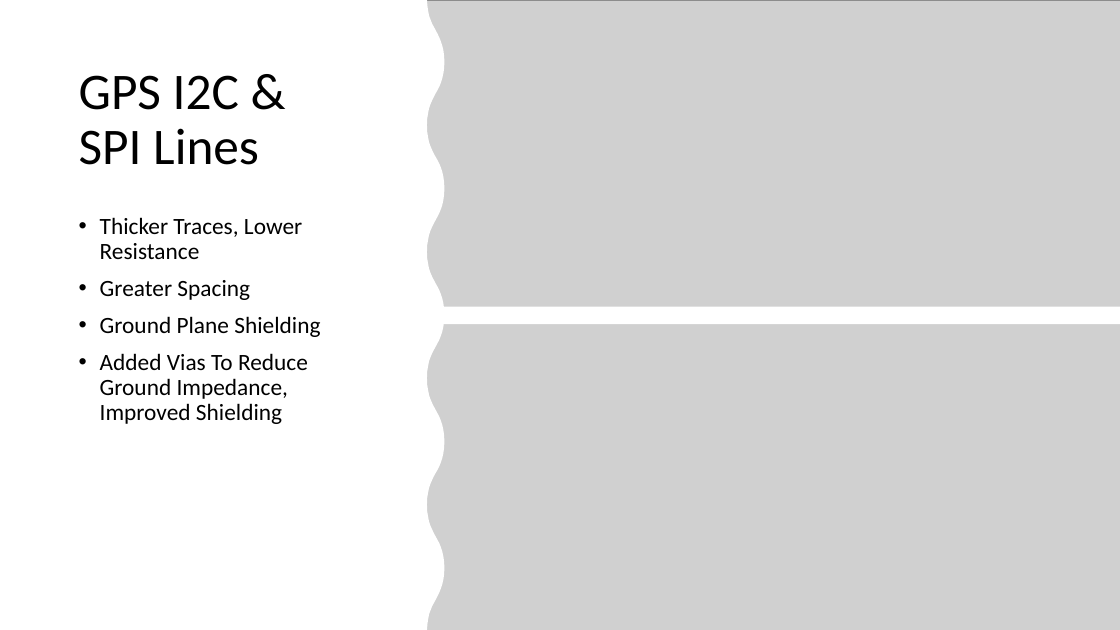
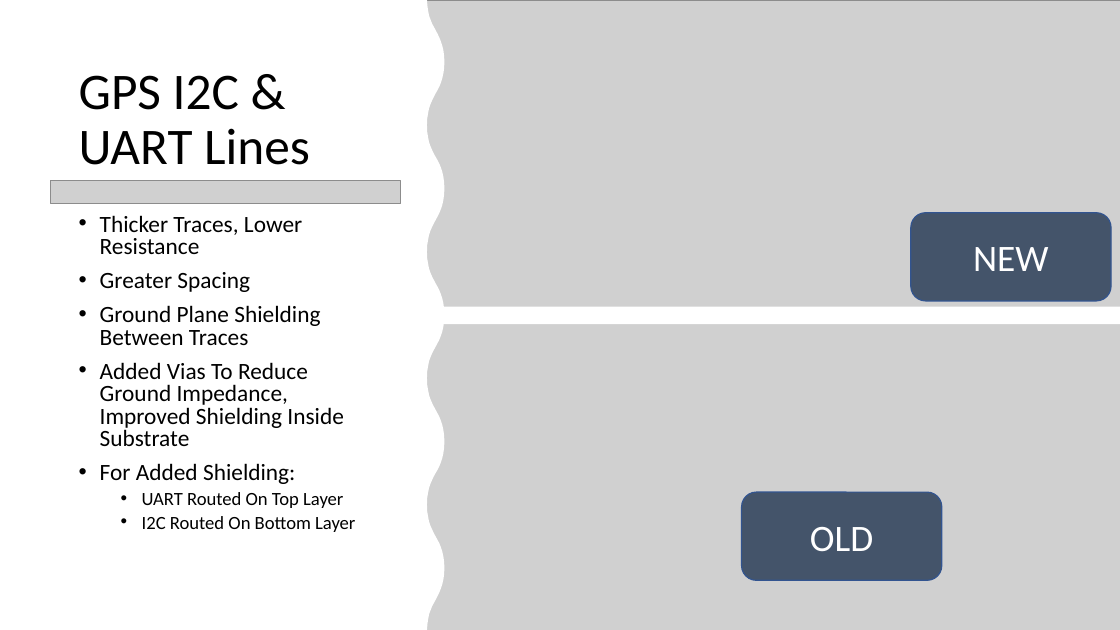
Before and after one commit to MissouriMRDT/NavBoard_Hardware, a slide deck: slide 6 of Documentation/Schematic Review 1.pptx (slide 3 before the commit). Drawn at 1120x630 pixels with LibreOffice and Linux fonts; fonts in the diff are those of the drawing; grey boxes stand for pictures. Boxes give left, top, right and bottom in pixels: in the first picture for what was removed or moved away, otherwise in the second. Text is boxed around its words. In the diff, an @@ line names an element or a change of style, - is before the commit and + after.

```diff
--- a/Documentation/Schematic Review 1.pptx
+++ b/Documentation/Schematic Review 1.pptx
@@ title at <box>79,75,310,165</box>: text changed @@
-GPS I2C & SPI Lines
+GPS I2C & UART Lines
@@ picture added at <box>50,181,401,203</box> @@
@@ text at <box>100,215,302,292</box>: line spacing 0.9 to 0.8 @@
@@ rounded rectangle added at <box>911,213,1111,301</box>, fill #44546A, outline #325491 1 pt, 32 pt, text #FFFFFF @@
+NEW
@@ text at <box>100,305,355,532</box>: text changed @@
-• Ground Plane Shielding
-• Added Vias To Reduce Ground Impedance, Improved Shielding
+• Ground Plane Shielding Between Traces
+• Added Vias To Reduce Ground Impedance, Improved Shielding Inside Substrate
+• For Added Shielding:
+  • UART Routed On Top Layer
+  • I2C Routed On Bottom Layer
@@ rounded rectangle added at <box>742,492,942,581</box>, fill #44546A, outline #325491 1 pt, 32 pt, text #FFFFFF @@
+OLD
```
Also in this commit, not shown: 2 other slides changed, 6 slides added, 3 slides removed, 6 other files.
